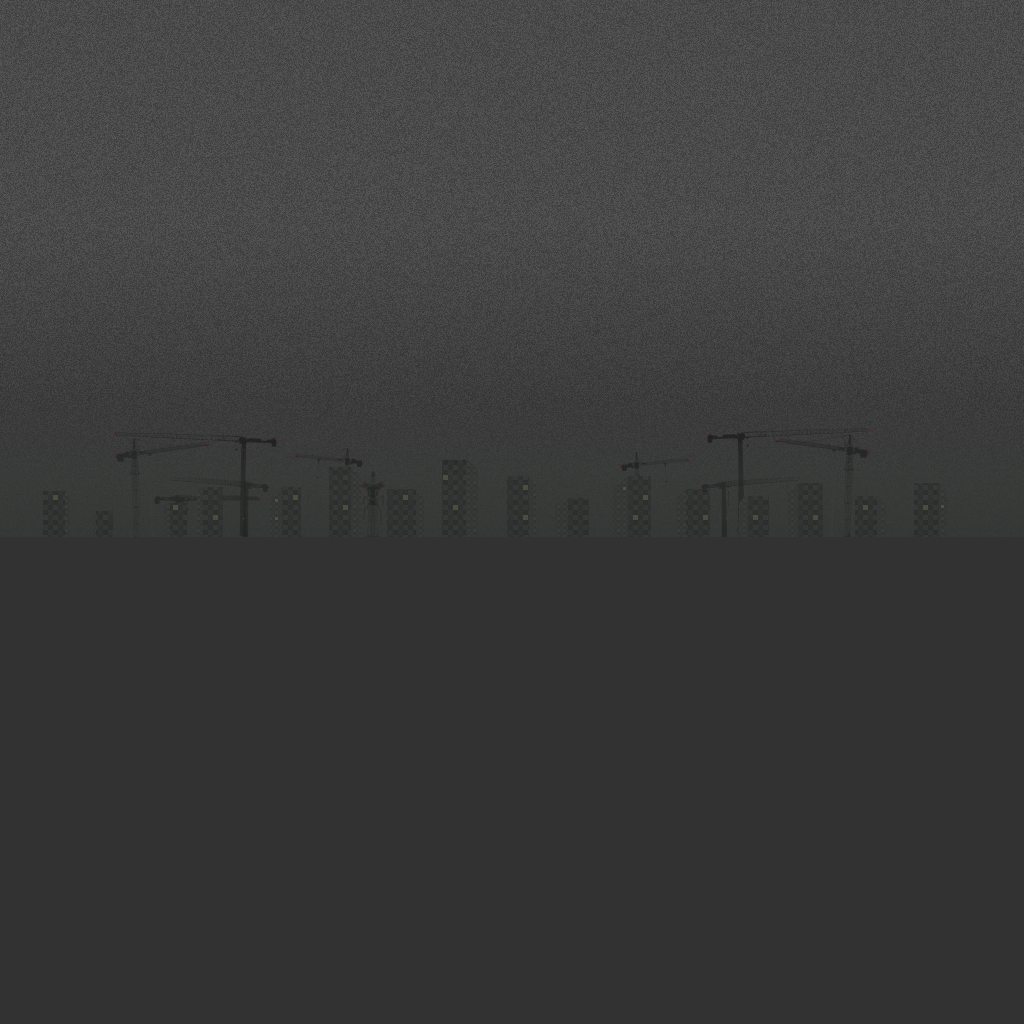
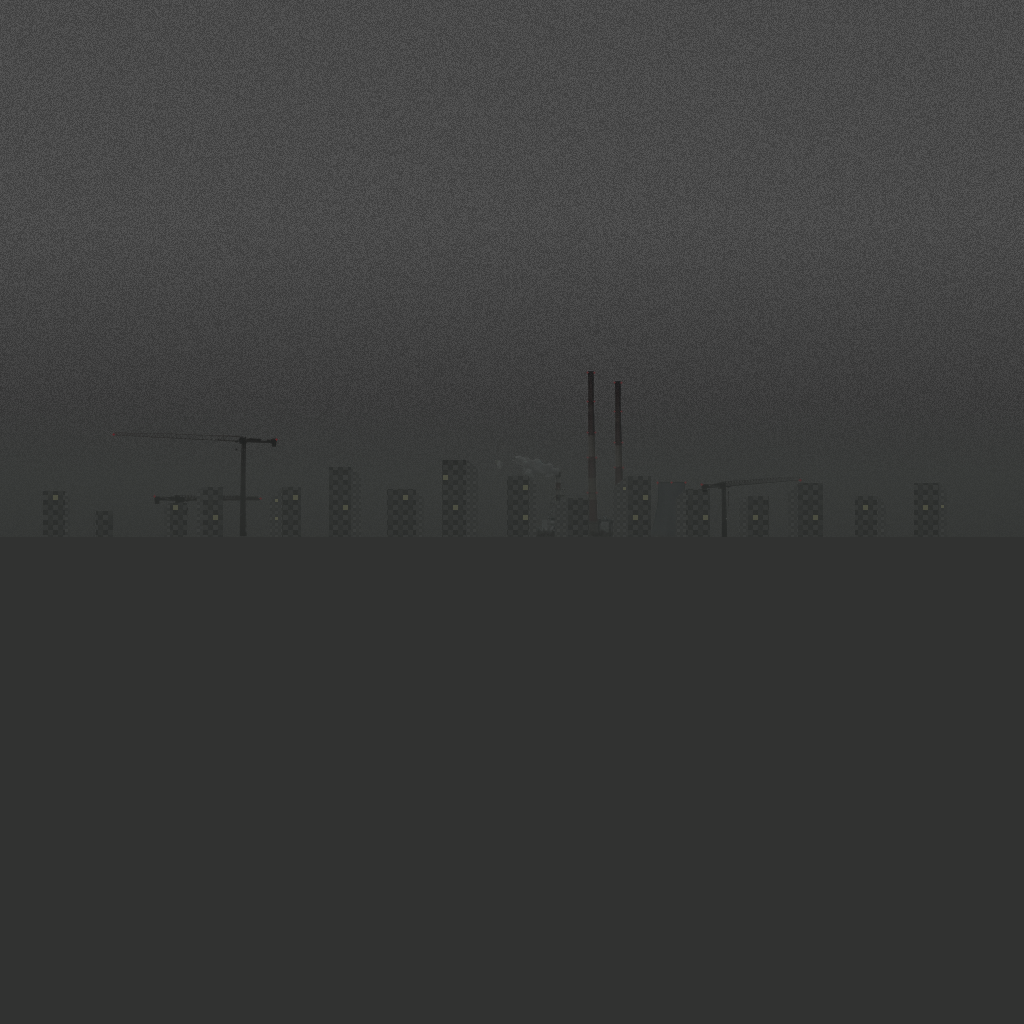
Layers edited between the first and the second 1024 × 1024 image:
added layer "chimneys" above "monster" over [495, 370, 687, 537]
hid "monster" over [361, 471, 386, 537]
hid "cranes_back" over [17, 422, 872, 537]
showed "cranes_left" over [114, 426, 803, 537]
